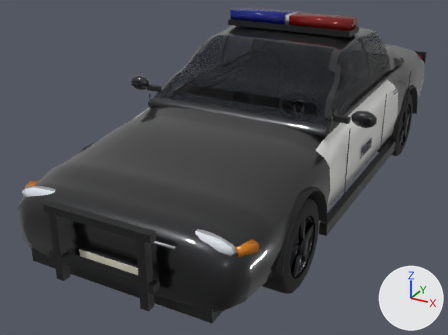
The glTF model assets/models/car_police.glb: old version first, new version second.
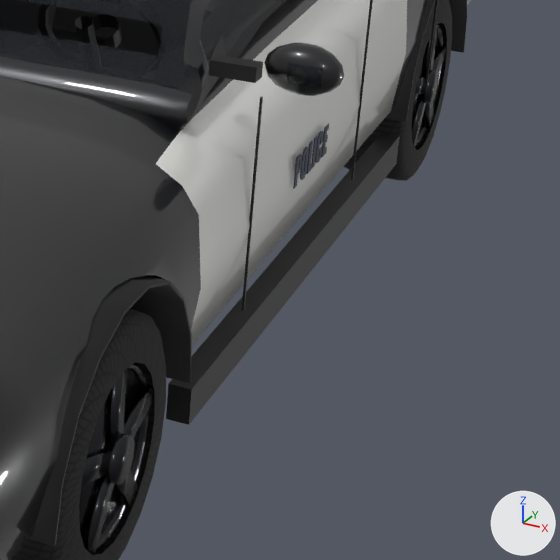
There are two pictures of each version: one whole from a camera (50 mm lens) standing at (2.22, -4.94, 2.57) and looking at (-0.27, -0.41, 0.3), one close up on the part from 59% to 100% of the width and 29% to 84% of the height. Every picture has the same lights, and +X, +Y and +Z are marked at lower right. The last two pictures show the newer version. Where no turn or scale is listed for an object, it has been applied to the vertices. Vertices at exactly the same position are counted once.

In view in the first close-up: 'Body', 'Door_L', 'wheel_FL', 'wheel_RL'.
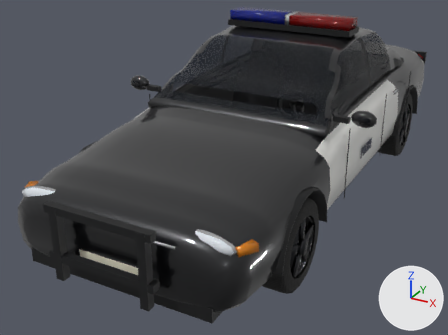
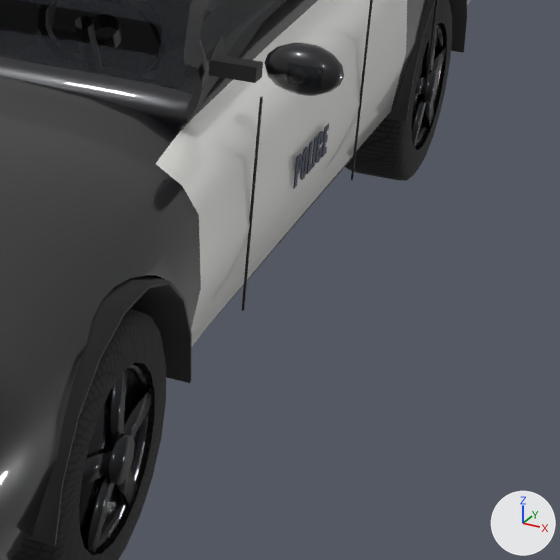
Boxes (x1, y1, x2, y2) around the edits, measured in the close-ups (560 x 560 px; the box of a moved part takes in the faces that stretch with it):
```json
{"part": 1, "of": "me_police_body", "change": "moved or reshaped", "before": [166, 48, 400, 425], "after": [208, 48, 353, 326]}
```

Scene script edits in JSON lines:
```json
{"block": "me_police_body", "where": "# used by ob_body; location = (0.0, 0.0, 0.0)"}
{"op": "remove", "block": "me_police_body", "code": "me_police_body.from_pydata(...)  # 3945 vertices, 7218 faces; spans x -1.12..1.12, y -2.49..2.46, z 0.21..1.58"}
{"op": "add", "block": "me_police_body", "code": "me_police_body.from_pydata(...)  # 3945 vertices, 7218 faces; spans x -1.12..1.12, y -2.49..2.46, z 0.22..1.58"}
{"block": "me_police_body", "change": "me_police_body part 1: 22 of 3945 vertices moved; they spanned x 0.86..1.12, y -0.98..0.98, z 0.21..1.09 and now span x 0.74..1.12, y -0.93..0.93, z 0.23..1.09; mean shift (-0.09, 0.0, 0.01); largest move (0.92, -0.98, 0.21) -> (0.79, -0.93, 0.23)"}
{"block": "me_police_body", "change": "other edits to the shape of me_police_body do not show in these pictures"}
```
